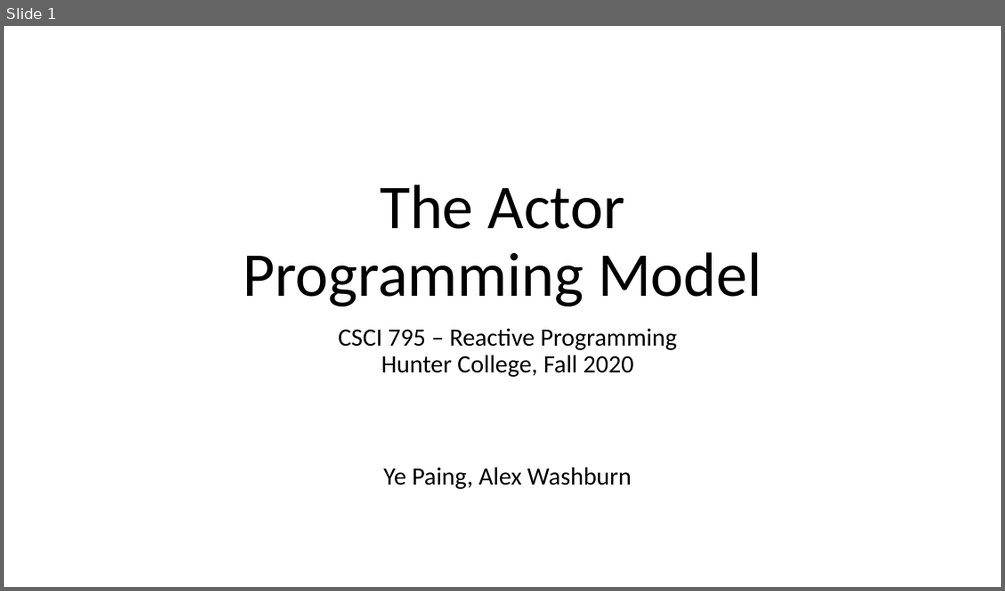
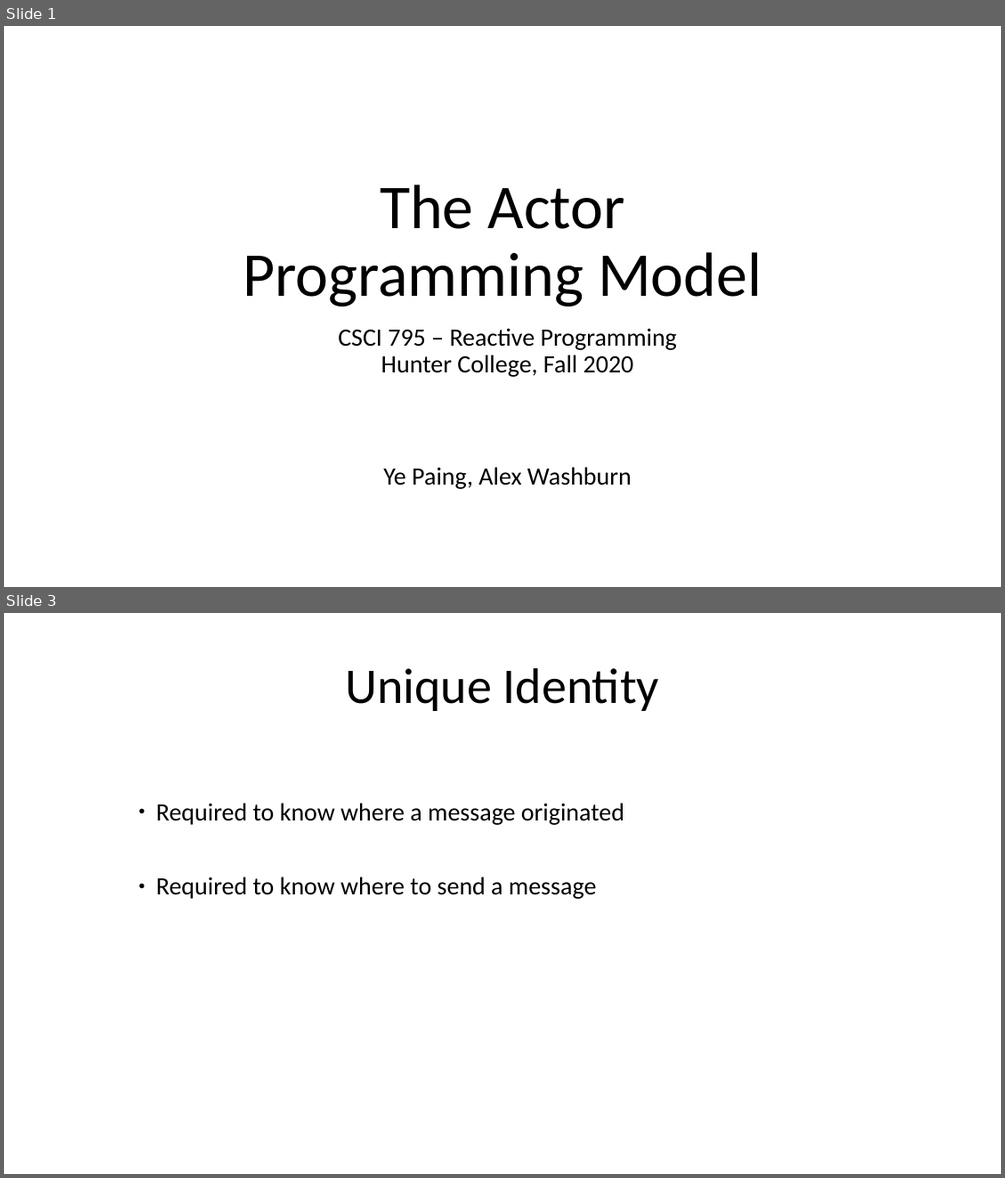
Before and after one commit to CSCI-49380-79526-Reactive-Programming/CSCI795_ReactiveProg_Project_Twitter_Stream_Scoring, a slide deck: CSCI795_FA20_Presentation_Paing_Washburn.pptx. Shown one above the other, each under a label of ours: slide 1 before the commit, slides 1 and 3 after it; the slides between them are not shown. The pictures are 1005x591 and 1005x1178 pixels, drawn with LibreOffice and Linux fonts; fonts in the diff are those of the drawing. Boxes give left, top, right and bottom in pixels: in the first picture for what was removed or moved away, otherwise in the second. Text is boxed around its words. In the diff, an @@ line names an element or a change of style, - is before the commit and + after.

```diff
--- a/CSCI795_FA20_Presentation_Paing_Washburn.pptx
+++ b/CSCI795_FA20_Presentation_Paing_Washburn.pptx
@@ slide 3 added at (x1=4, y1=613, x2=1001, y2=1174), background #FFFFFF @@
@@ text added at (x1=345, y1=668, x2=659, y2=711), 48 pt, text #000000 @@
+Unique Identity
@@ text added at (x1=156, y1=803, x2=624, y2=899), 24 pt, text #000000 @@
+● Required to know where a message originated
+● Required to know where to send a message
```
Also in this commit, not shown: 6 other slides added.
